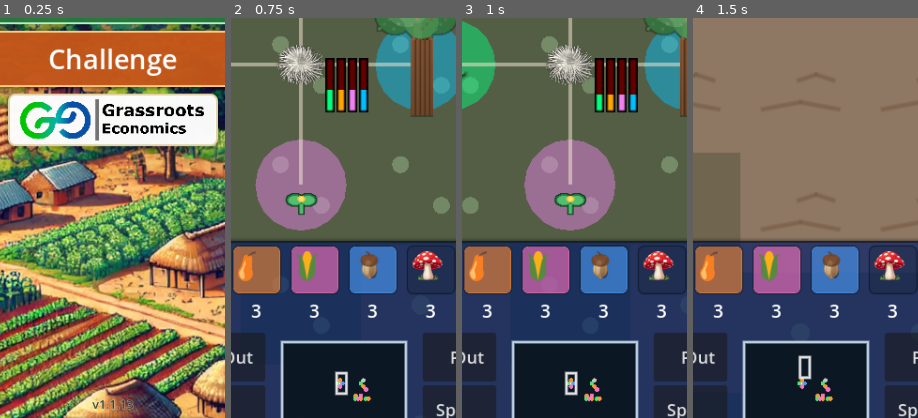
Above: before the commit, frames 1-4 (left to right).
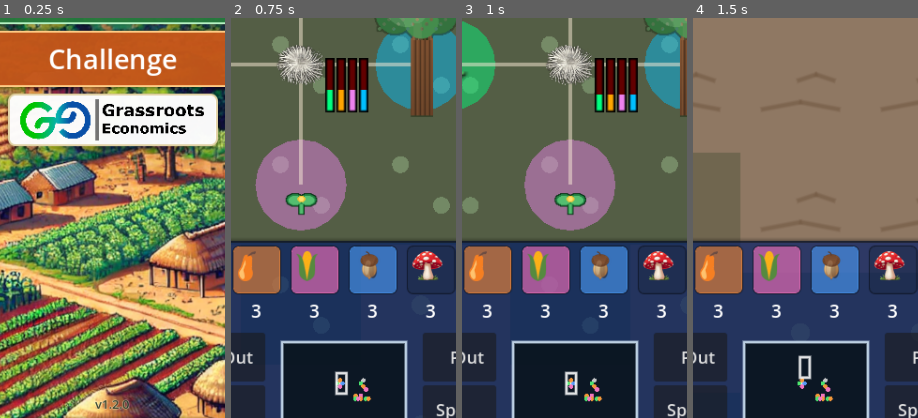
Above: after the commit, the same moments.

Repository: grassrootseconomics/mycofig
Game: Godot game, scene res://scenes/title_screen.tscn
Same seed, same stepped clock (60 frames per second), same inputs: the game is played once before the commit and once after it. Sound files missing from this copy of the repository are replaced by a short silence.
Inputs (mouse positions are % of the whole screen's width and height, from its top left):
- Up to frame 1 (0.25 s): no input
- Up to frame 2 (0.75 s): click "Challenge" at 0.5 s
- Up to frame 3 (1 s): no input
- Up to frame 4 (1.5 s): tap Enter at 1.25 s; drag from (50, 90) to (49, 50) at 1.27 s
The pictures show only the part of the screen within x 25-75%, y 44-94%; the shares and areas given below are measured in that part.

The runs differ from the first frame. In frame 1, 0.3% of the frame differs, in the area x 40-60%, y 95-98%; in frame 2, nothing differs; in frame 3, nothing differs; in frame 4, nothing differs.

Commit message:
Bump version to 1.2.0 and update related configurations; increment cache version

Diff:
--- a/project.godot
+++ b/project.godot
@@ -11,7 +11,7 @@
 [application]
 
 config/name="Social Soil"
-config/version="1.1.13"
+config/version="1.2.0"
 run/main_scene="res://scenes/title_screen.tscn"
 config/quit_on_go_back=false
 config/features=PackedStringArray("4.5", "GL Compatibility")
@@ -29,7 +29,7 @@
 window/stretch/mode="viewport"
 window/stretch/aspect="expand"
 window/stretch/scale=1.5
-window/handheld/orientation=1
+window/handheld/orientation=6
 
 [global_group]
 
Not shown, changed: export_presets.cfg
Binary file changed: web/index.144x144.png
Binary file changed: web/index.180x180.png
Binary file changed: web/index.512x512.png
Binary file changed: web/index.apple-touch-icon.png
Binary file changed: web/index.icon.png
Not shown, changed: README.md
Not shown, changed: web/index.pck
Not shown, changed: web/index.service.worker.js
